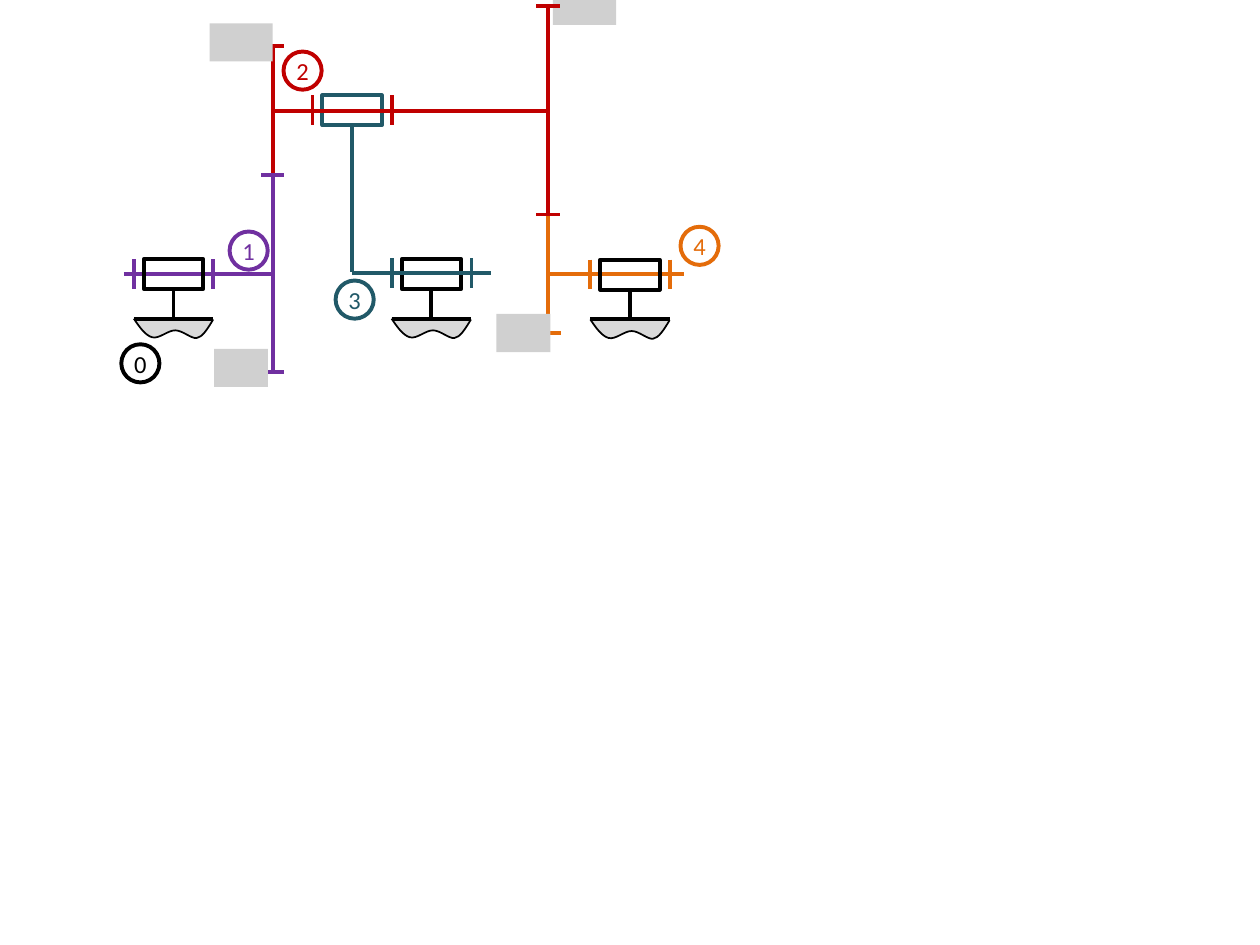
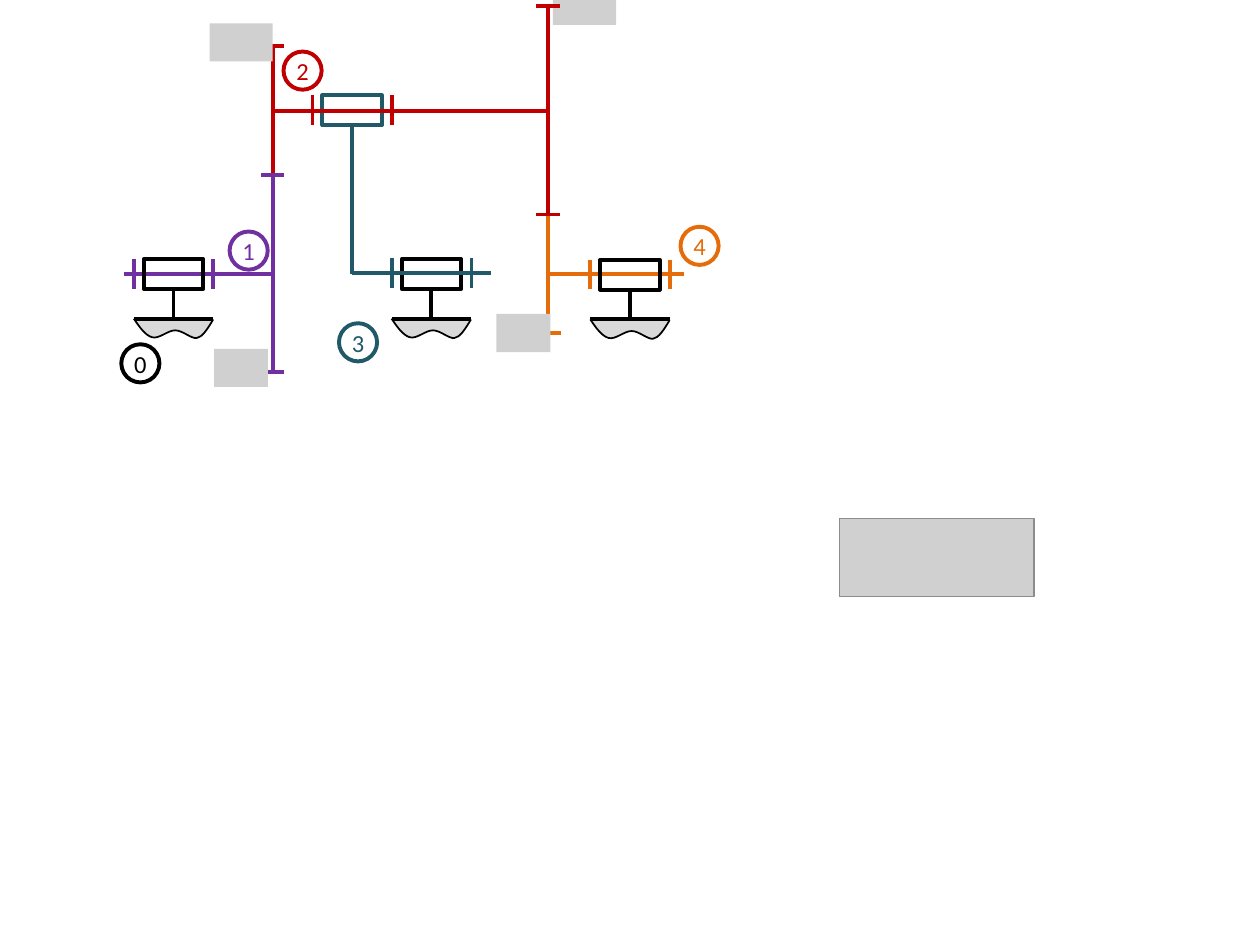
Before and after one commit to xpessoles/Cy_06_PSI_Energetique, a slide deck: slide 10 of Chapitre_01_Energetique/Révisions/TransmetteursPuissance/images/Figures.pptx (slide 7 before the commit). Drawn at 1260x945 pixels with LibreOffice and Linux fonts; fonts in the diff are those of the drawing; grey boxes stand for pictures. Boxes give left, top, right and bottom in pixels: in the first picture for what was removed or moved away, otherwise in the second. Text is boxed around its words. In the diff, an @@ line names an element or a change of style, - is before the commit and + after.

```diff
--- a/Chapitre_01_Energetique/Révisions/TransmetteursPuissance/images/Figures.pptx
+++ b/Chapitre_01_Energetique/Révisions/TransmetteursPuissance/images/Figures.pptx
@@ ellipse "3": place and size @@
-ellipse "3" at (335, 281, 373, 319)
+ellipse "3" at (339, 324, 377, 362)
@@ picture added at (839, 518, 1034, 596) @@
```
Also in this commit, not shown: 2 other slides changed, 4 slides added, 6 other files.
